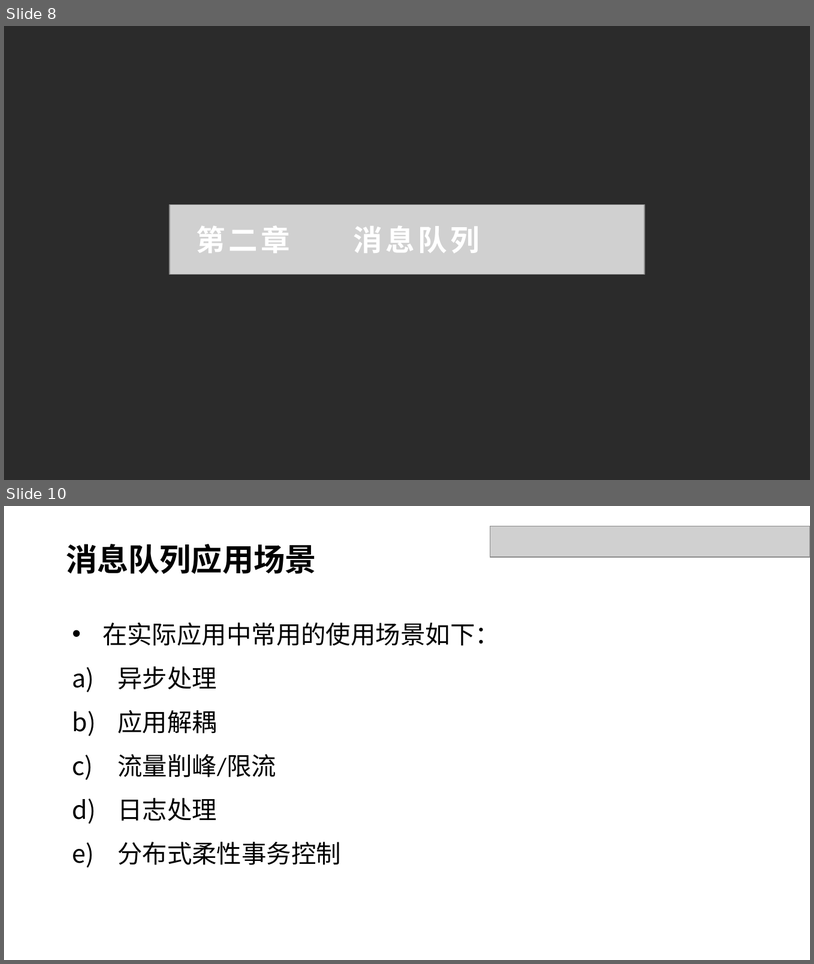
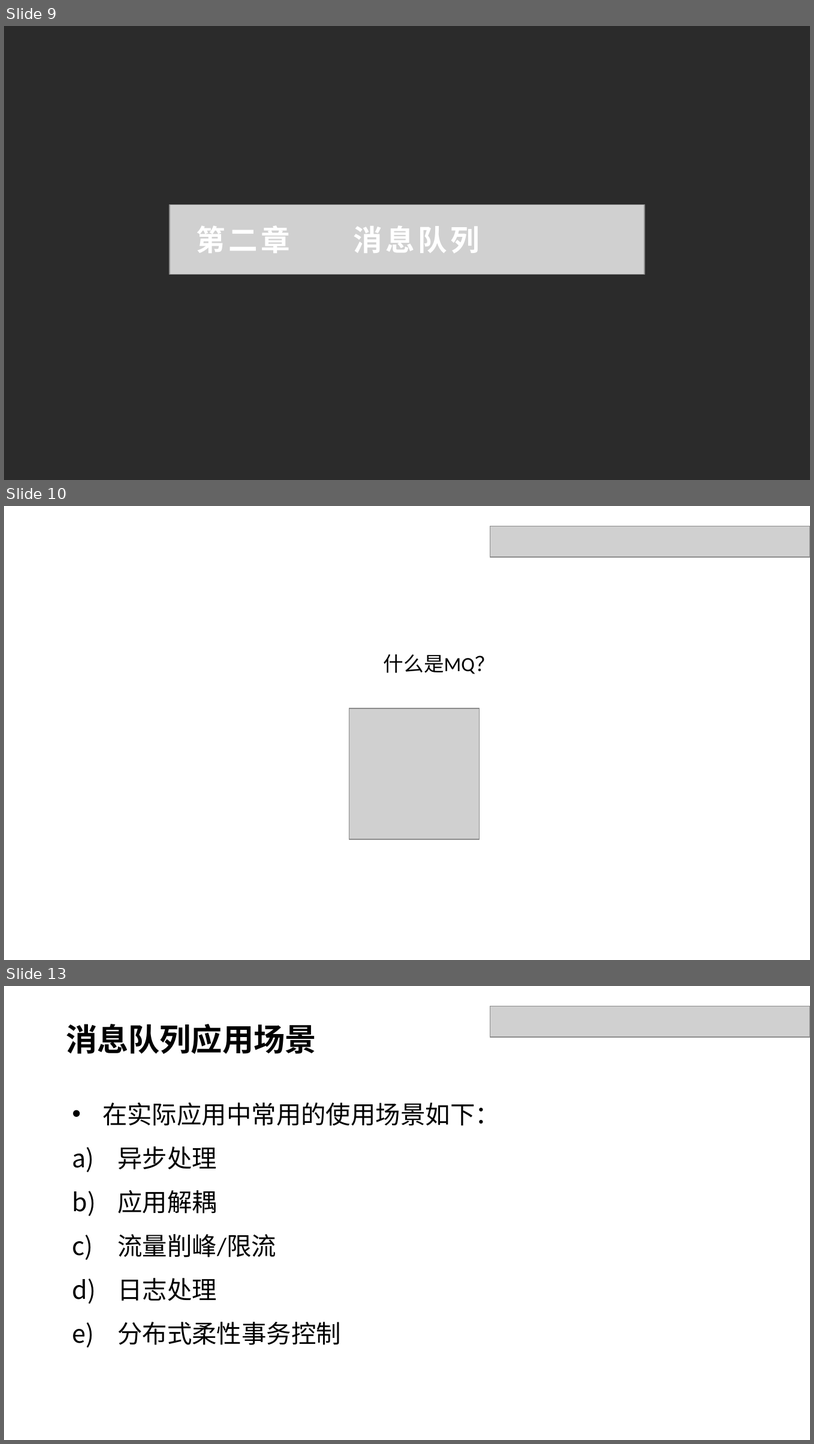
Before and after one commit to dxh122685692/doc, a slide deck: 分享.pptx. Shown one above the other, each under a label of ours: slides 8 and 10 before the commit, slides 9, 10 and 13 after it; the slides between them are not shown. The pictures are 814x964 and 814x1444 pixels, drawn with LibreOffice and Linux fonts; fonts in the diff are those of the drawing; grey boxes stand for pictures; background and template pictures are left out; a plain dark background stands for a picture behind light text. Boxes give left, top, right and bottom in pixels: in the first picture for what was removed or moved away, otherwise in the second. Text is boxed around its words. In the diff, an @@ line names an element or a change of style, - is before the commit and + after.

```diff
--- a/分享.pptx
+++ b/分享.pptx
@@ slide 10 added at (x1=4, y1=506, x2=810, y2=960), background #FFFFFF @@
@@ picture added at (x1=490, y1=526, x2=810, y2=557) @@
@@ text added at (x1=384, y1=654, x2=495, y2=674), 18 pt, text #000000 @@
+什么是MQ？
@@ picture added at (x1=349, y1=708, x2=479, y2=839) @@
@@ what was slide 8 is now slide 9 @@
@@ what was slide 10 is now slide 13 @@
```
Also in this commit, not shown: 2 slides changed, 4 other slides added, 3 slides removed.
